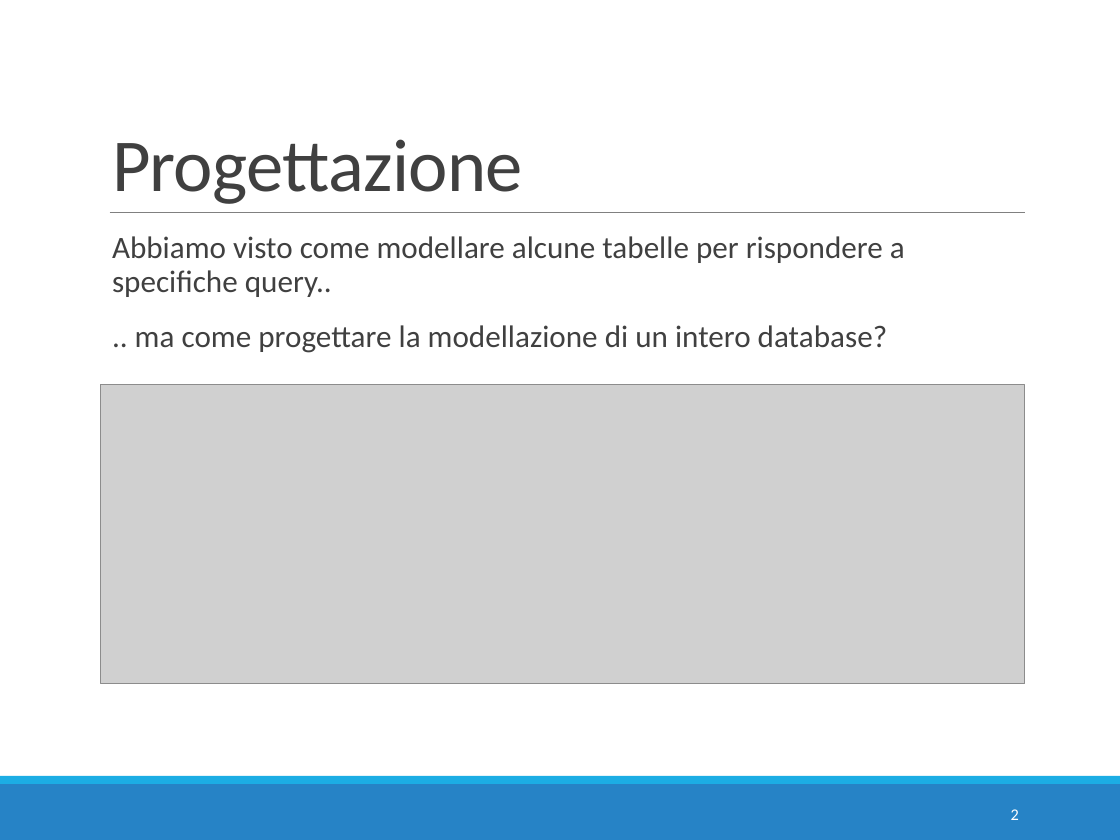
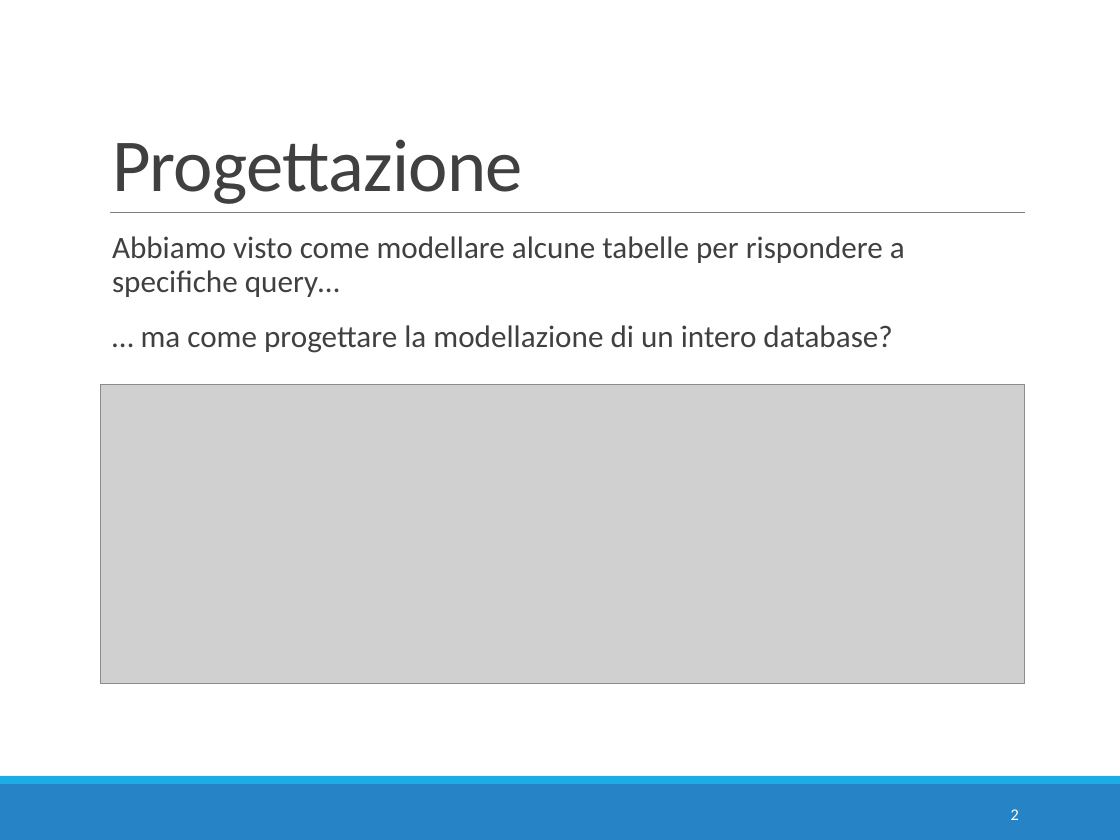
Before and after one commit to w4bo/teaching-nosql, a slide deck: slide 2 of slides/03 - E3 - Cassandra Modellazione.pptx. Drawn at 1120x840 pixels with LibreOffice and Linux fonts; fonts in the diff are those of the drawing; grey boxes stand for pictures. Boxes give left, top, right and bottom in pixels: in the first picture for what was removed or moved away, otherwise in the second. Text is boxed around its words. In the diff, an @@ line names an element or a change of style, - is before the commit and + after.

```diff
--- a/slides/03 - E3 - Cassandra Modellazione.pptx
+++ b/slides/03 - E3 - Cassandra Modellazione.pptx
@@ text at [112,236,905,353]: text changed @@
-  Abbiamo visto come modellare alcune tabelle per rispondere a specifiche query..
-  .. ma come progettare la modellazione di un intero database?
+  Abbiamo visto come modellare alcune tabelle per rispondere a specifiche query…
+  … ma come progettare la modellazione di un intero database?
```
Also in this commit, not shown: 3 other slides changed, 2 other files.
